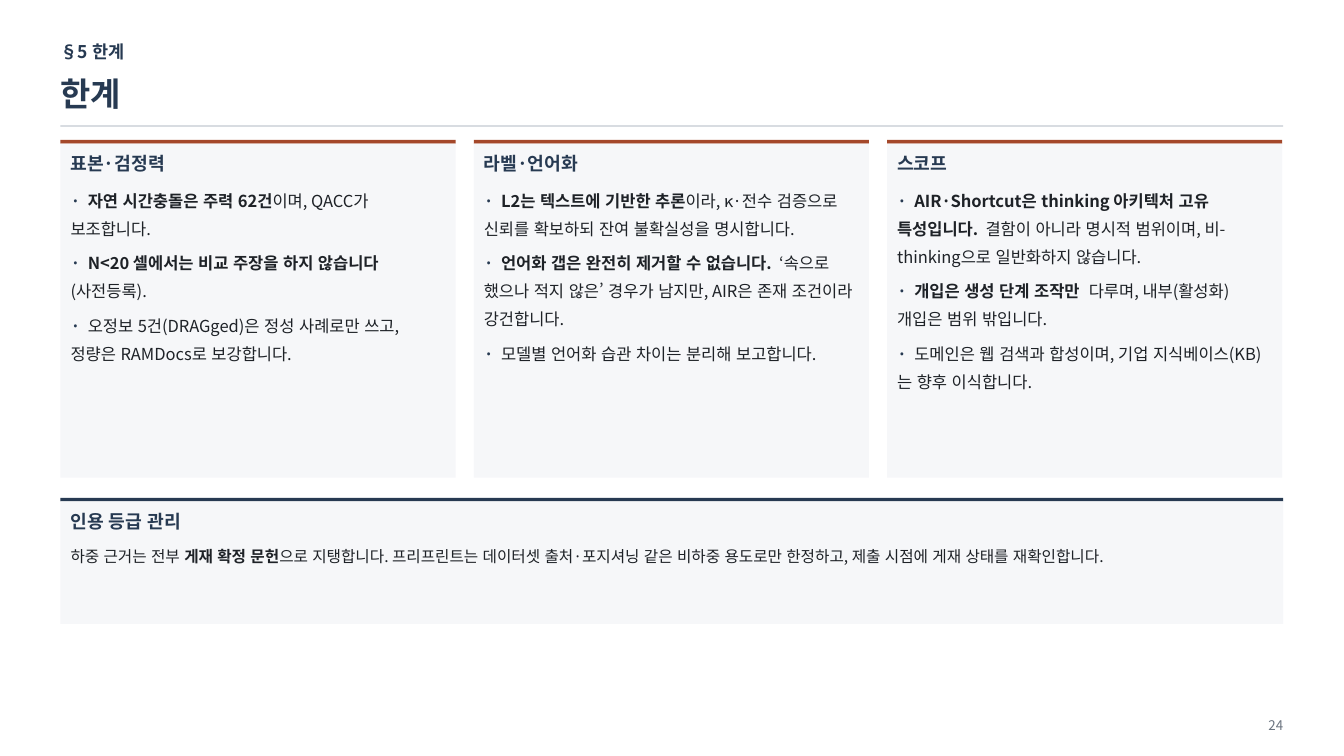
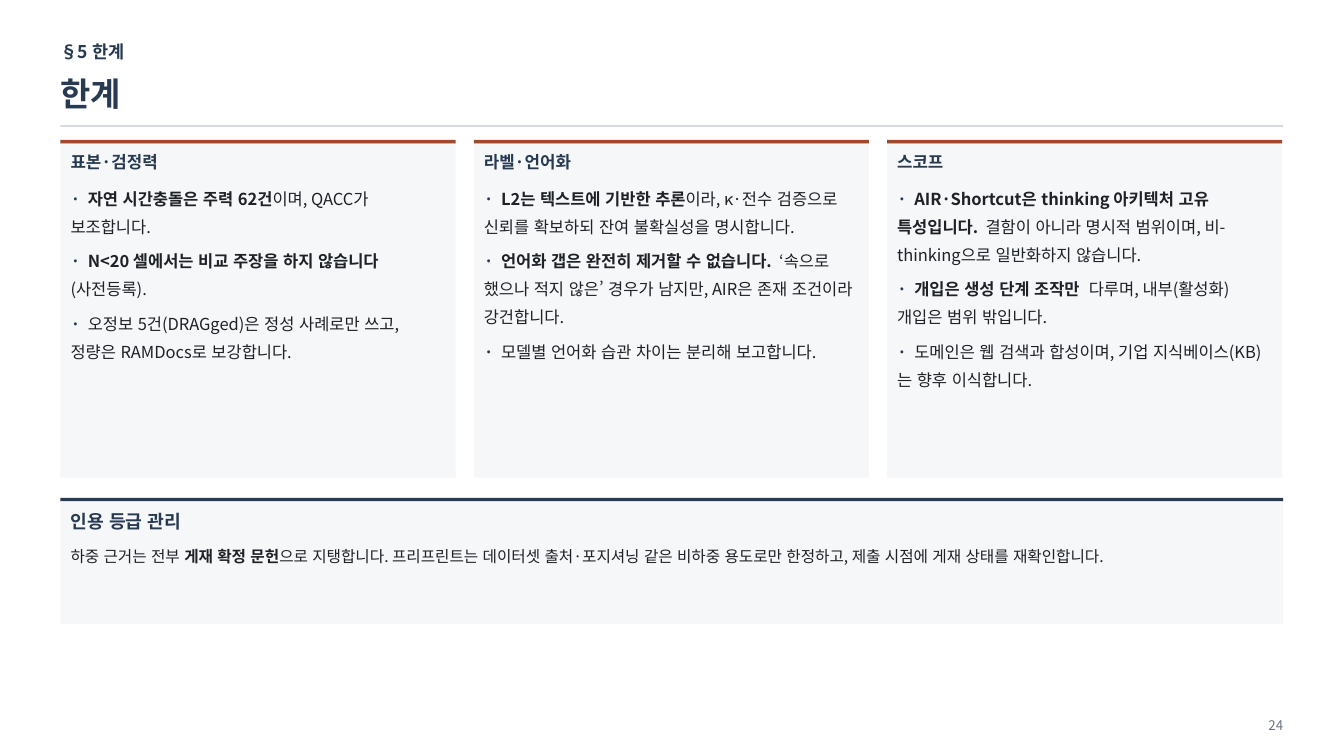
Before and after one commit to jin-ryu/thinkconflict, a slide deck: slide 24 of docs/ThinkConflict_연구보고.pptx. Drawn at 1344x756 pixels with LibreOffice and Linux fonts; fonts in the diff are those of the drawing. Boxes give left, top, right and bottom in pixels: in the first picture for what was removed or moved away, otherwise in the second. Text is boxed around its words. In the diff, an @@ line names an element or a change of style, - is before the commit and + after.

```diff
--- a/docs/ThinkConflict_연구보고.pptx
+++ b/docs/ThinkConflict_연구보고.pptx
@@ text in rectangle at (71,154,158,170): size 13 to 12 pt in "표본·검정력" @@
@@ text in rectangle at (484,154,571,170): size 13 to 12 pt in "라벨·언어화" @@
@@ text in rectangle at (897,155,943,168): size 13 to 12 pt in "스코프" @@
```
Also in this commit, not shown: 5 other slides changed, 15 other files.
